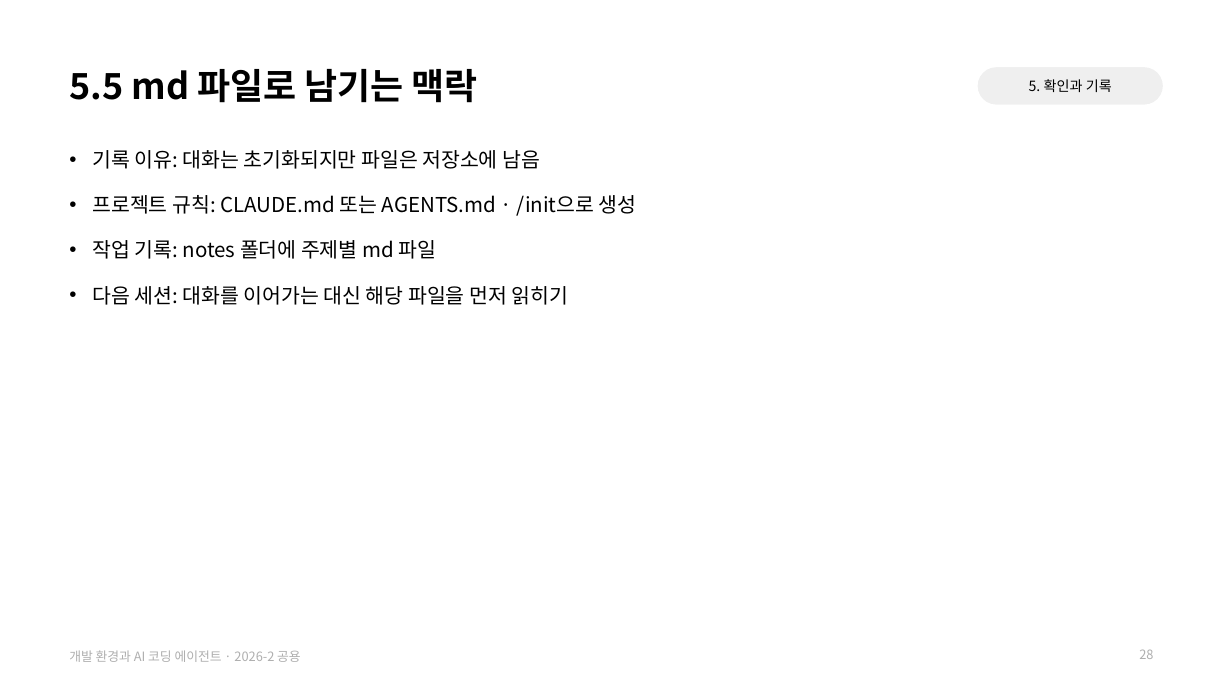
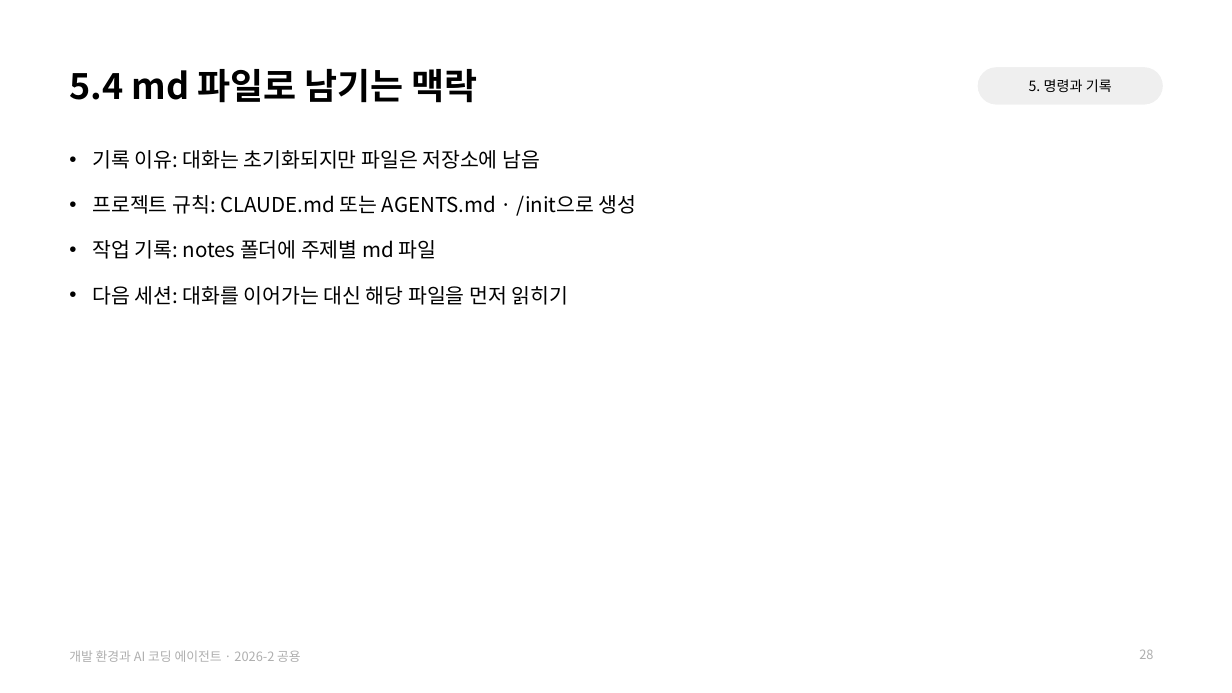
Before and after one commit to jihoyeo/ai-mobility, a slide deck: slide 28 of slides/common/dev_env.pptx. Drawn at 1232x693 pixels with LibreOffice and Linux fonts; fonts in the diff are those of the drawing. Boxes give left, top, right and bottom in pixels: in the first picture for what was removed or moved away, otherwise in the second. Text is boxed around its words. In the diff, an @@ line names an element or a change of style, - is before the commit and + after.

```diff
--- a/slides/common/dev_env.pptx
+++ b/slides/common/dev_env.pptx
@@ title at (69,69,478,103): text changed @@
-5.5 md 파일로 남기는 맥락
+5.4 md 파일로 남기는 맥락
@@ text at (1029,79,1112,92): text changed @@
-5. 확인과 기록
+5. 명령과 기록
```
Also in this commit, not shown: 15 other slides changed, 1 slide added, 1 slide removed, 2 other files.
